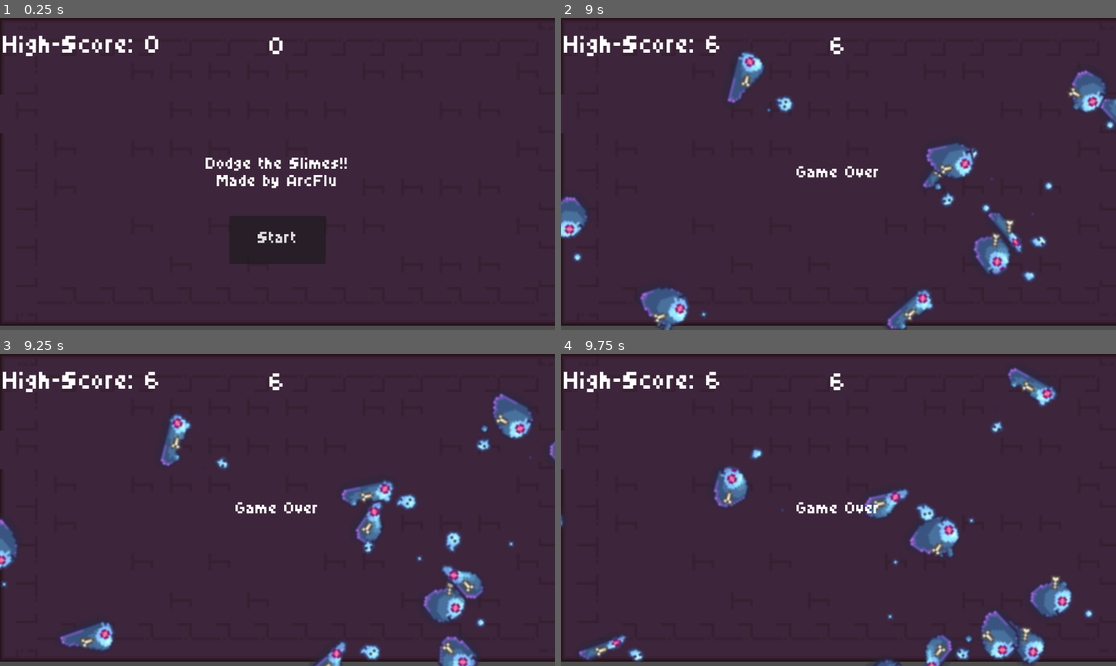
Above: before the commit, frames 1-4 (two rows, left to right).
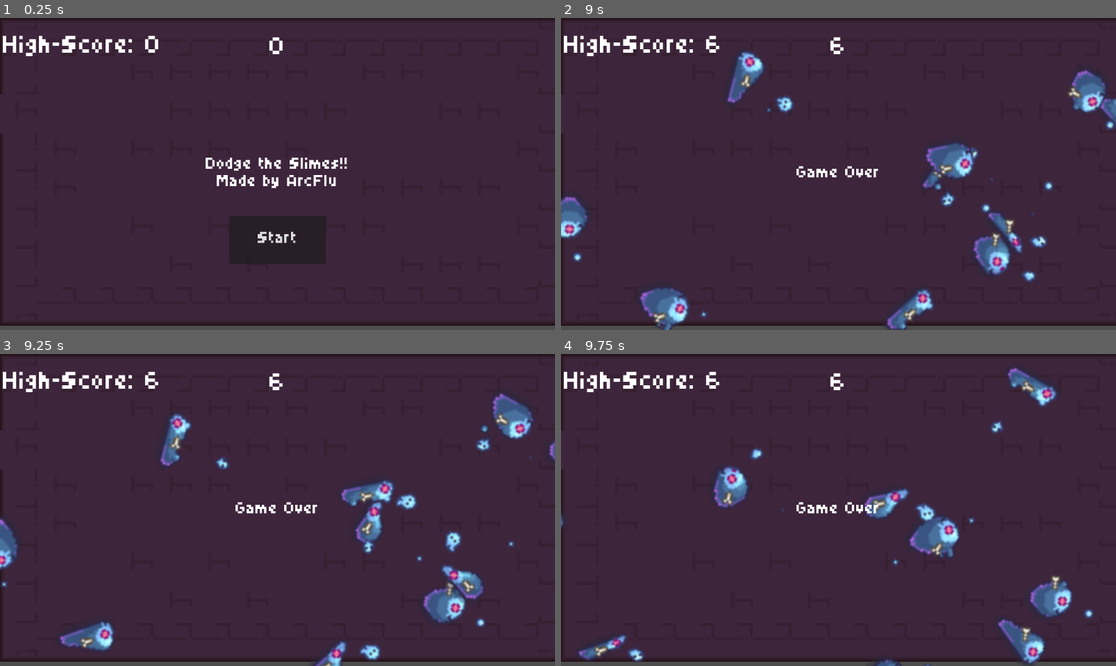
Above: after the commit, the same moments.

Repository: ArcFlu/dodge-the-slime
Game: Godot game, scene res://main.tscn
The game is run twice, just before and just after one commit, with the same random seed, the same clock (stepped at 60 frames per second) and the same inputs.
Inputs:
- Up to frame 1 (0.25 s): no input
- Up to frame 2 (9 s): click "Start" at 0.5 s; hold Right (move_right) 1.28-2.03 s; hold Down (move_down) 2.03-2.78 s; hold Right (move_right) 2.78-3.53 s; hold Up (move_up) 3.53-4.28 s; hold Left (move_left) 4.28-5.78 s; hold Down (move_down) 5.78-6.53 s; hold Right (move_right) 6.53-7.28 s; hold Up (move_up) 7.28-8.03 s; hold Right (move_right) 8.03-8.78 s; hold Down (move_down) from 8.78 s (still down)
- Up to frame 3 (9.25 s): keep holding Down (move_down)
- Up to frame 4 (9.75 s): release Down (move_down) at 9.53 s; hold Left (move_left) from 9.53 s (still down)

Frames 1-2 are identical in both runs. In frame 3, 0.5% of the frame differs, in the area x 78-87%, y 90-100%; in frame 4, 1.2%, in the area x 58-83%, y 82-100%.

Commit message:
update high score

Diff:
--- a/main.gd
+++ b/main.gd
@@ -20,10 +20,7 @@
 	return 0  # Default if no file exists
 
 func _ready() -> void:
-	if score > high_score:
-		high_score = score
-		$HUD.update_high_score(high_score)
-		save_high_score(score)
+	high_score = load_high_score()
 	$BGM.play()
 
 # Called every frame. 'delta' is the elapsed time since the previous frame.
@@ -31,6 +28,7 @@
 	pass
 
 func game_over():
+	$MobTimer.stop()
 	$BGM.stop()
 	$HUD.show_game_over()
 	$ScoreTimer.stop()
@@ -84,6 +82,7 @@
 	if score > high_score:
 		high_score = score
 		$HUD.update_high_score(high_score)
+		save_high_score(score)
 
 func _on_start_timer_timeout():
 	$MobTimer.start()
Not shown, changed: player.gd.uid
Not shown: 1 places in player.tscn that only renumber resources
